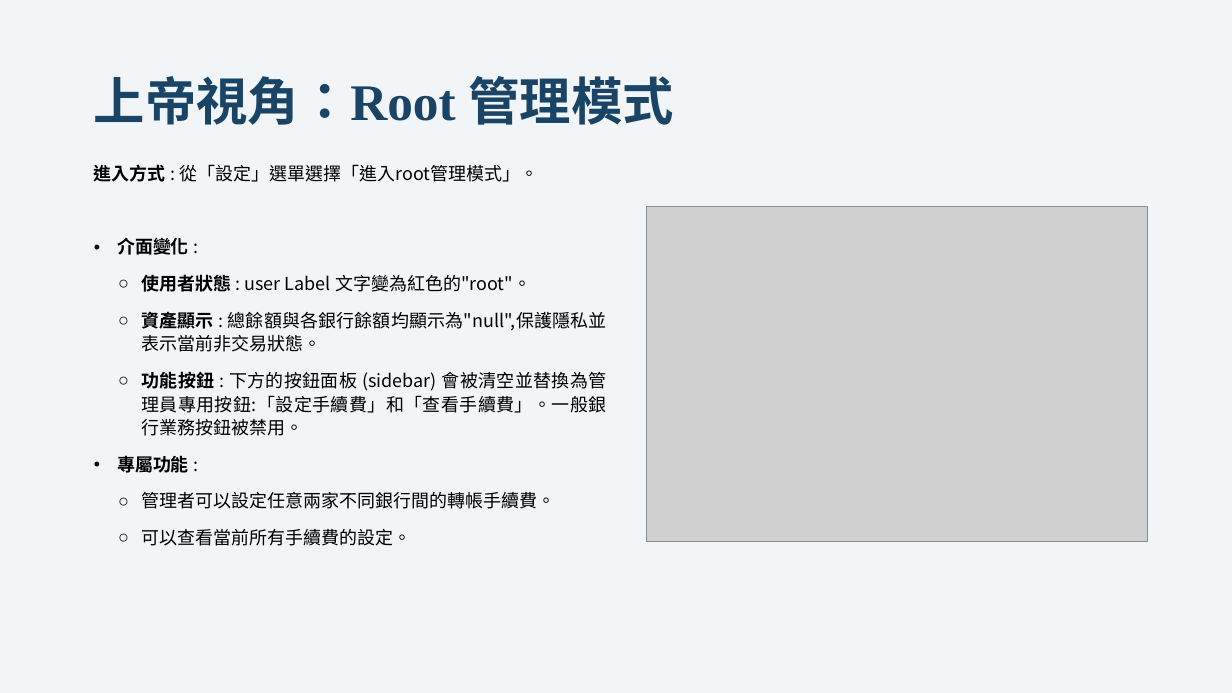
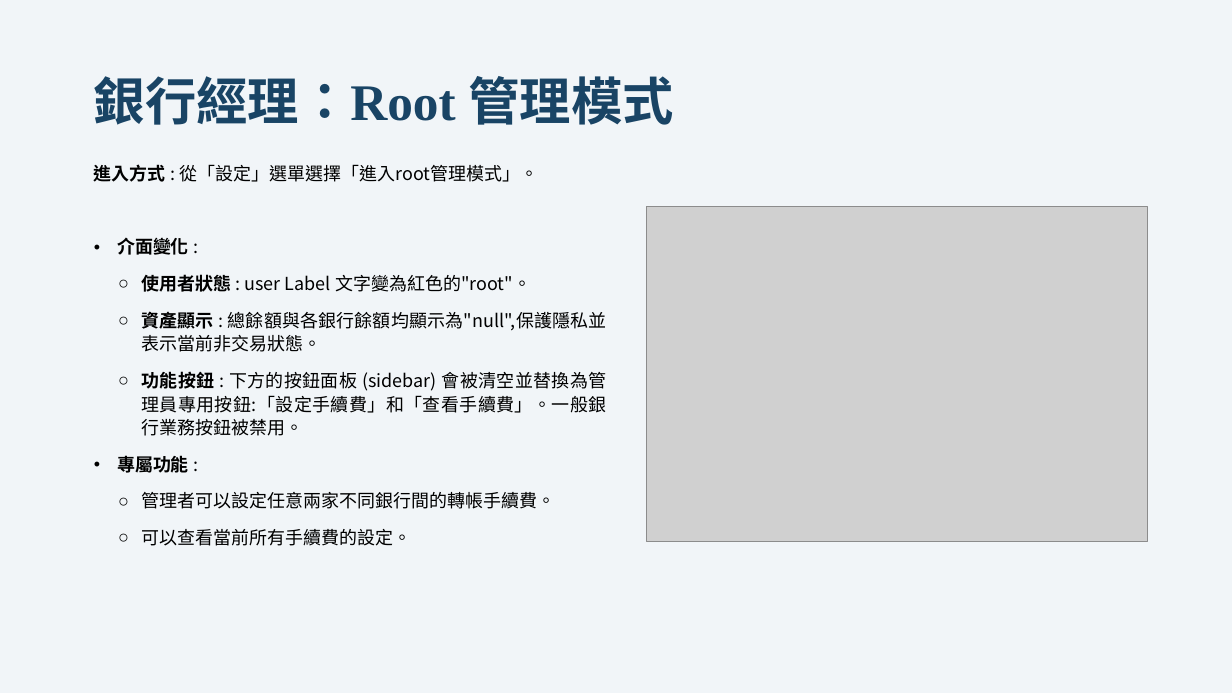
Before and after one commit to Liuyuweiyyyy/JAVA-final-bank, a slide deck: slide 11 of 銀行模擬系統.pptx. Drawn at 1232x693 pixels with LibreOffice and Linux fonts; fonts in the diff are those of the drawing; grey boxes stand for pictures. Boxes give left, top, right and bottom in pixels: in the first picture for what was removed or moved away, otherwise in the second. Text is boxed around its words. In the diff, an @@ line names an element or a change of style, - is before the commit and + after.

```diff
--- a/銀行模擬系統.pptx
+++ b/銀行模擬系統.pptx
@@ title at (94, 76, 674, 125): text changed @@
-上帝視角：Root 管理模式
+銀行經理：Root 管理模式
```
